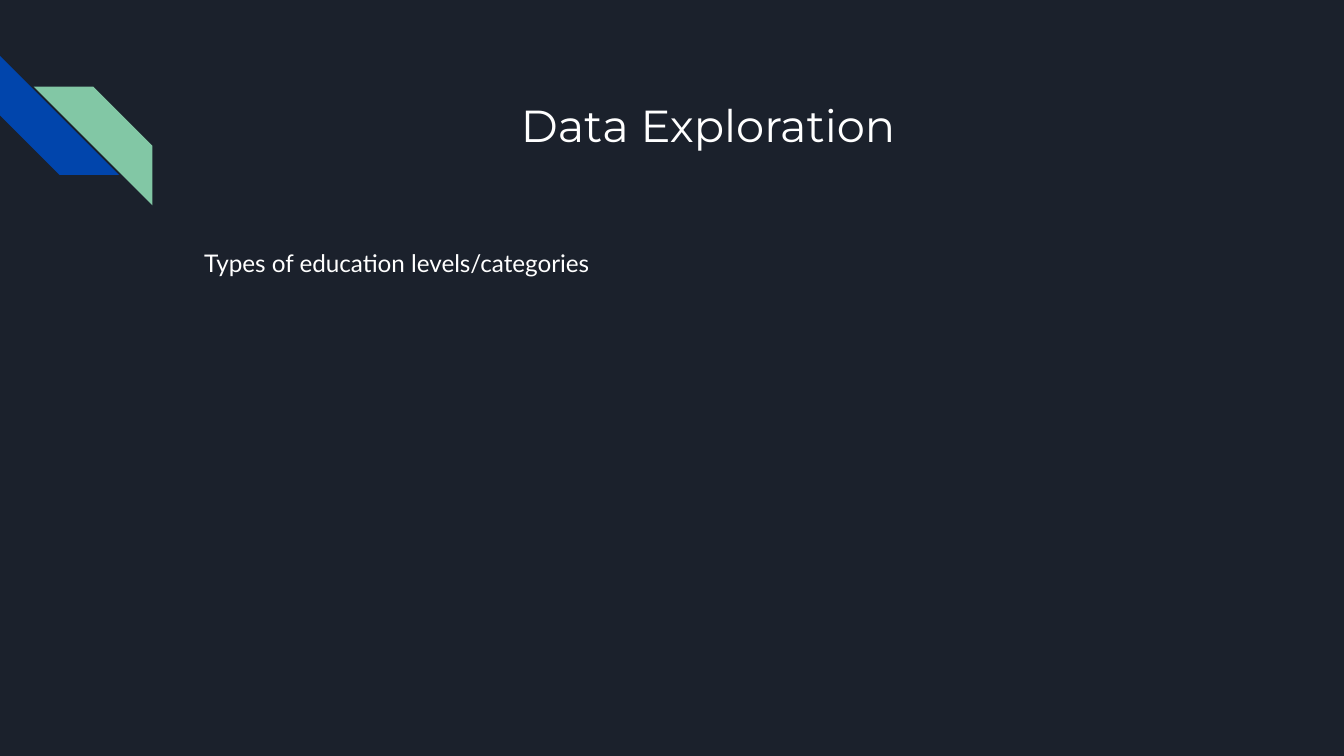
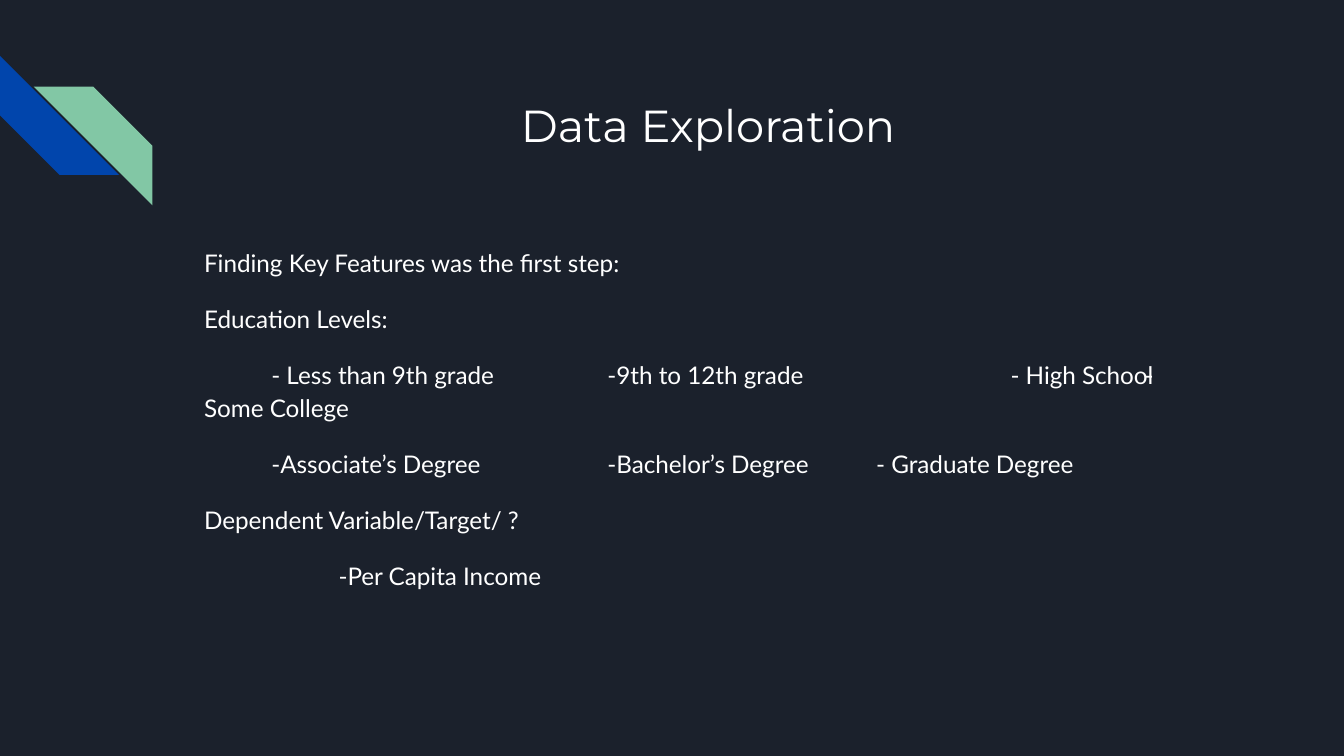
Before and after one commit to VickyCarlson/PCI_Growth, a slide deck: slide 5 of Effect of Educational Attainment on per Capita Growth by State.pptx. Drawn at 1344x756 pixels with LibreOffice and Linux fonts; fonts in the diff are those of the drawing. Boxes give left, top, right and bottom in pixels: in the first picture for what was removed or moved away, otherwise in the second. Text is boxed around its words. In the diff, an @@ line names an element or a change of style, - is before the commit and + after.

```diff
--- a/Effect of Educational Attainment on per Capita Growth by State.pptx
+++ b/Effect of Educational Attainment on per Capita Growth by State.pptx
@@ text at [204,254,809,589]: text changed @@
-Types of education levels/categories
+Finding Key Features was the first step:
+Education Levels:
+- Less than 9th grade -9th to 12th grade - High School -Some College
+-Associate’s Degree -Bachelor’s Degree - Graduate Degree
+Dependent Variable/Target/ ?
+-Per Capita Income
```
